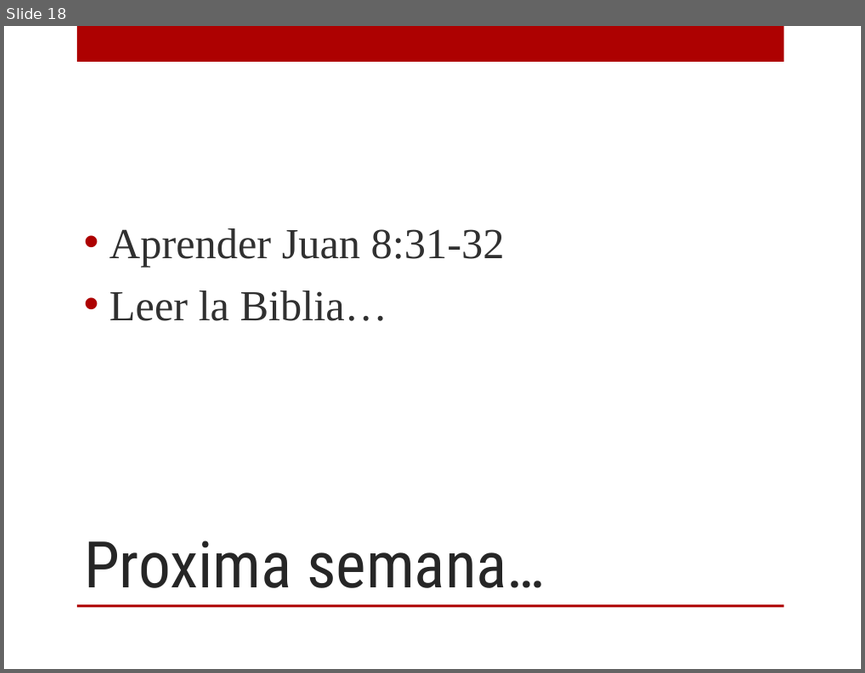
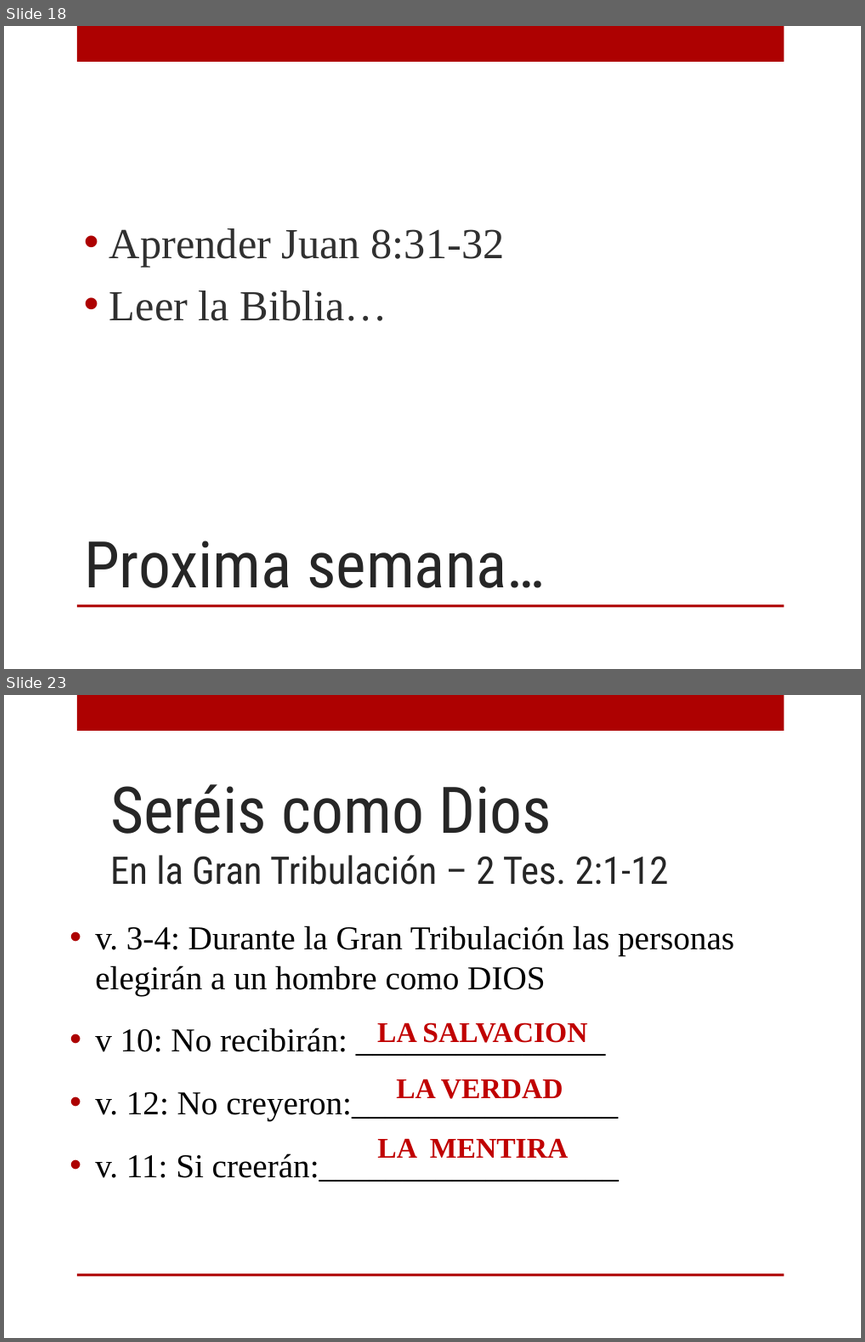
Before and after one commit to afols/iglesia, a slide deck: trunk/ iglesia --username adrianfols/Escuela Dominical/12 personajes/PPTs/Calse1_Eva.ppt. Shown one above the other, each under a label of ours: slide 18 before the commit, slides 18 and 23 after it; the slides between them are not shown. The pictures are 865x673 and 865x1342 pixels, drawn with LibreOffice and Linux fonts; fonts in the diff are those of the drawing; background and template pictures are left out. Boxes give left, top, right and bottom in pixels: in the first picture for what was removed or moved away, otherwise in the second. Text is boxed around its words. In the diff, an @@ line names an element or a change of style, - is before the commit and + after.

```diff
--- a/trunk/ iglesia --username adrianfols/Escuela Dominical/12 personajes/PPTs/Calse1_Eva.ppt
+++ b/trunk/ iglesia --username adrianfols/Escuela Dominical/12 personajes/PPTs/Calse1_Eva.ppt
@@ slide 23 added at <box>4,695,861,1338</box>, background picture (left out); not listed: 2 template elements that a slide beside it also shows @@
@@ title added at <box>110,784,669,885</box>, 32 pt, text #262626 @@
+Seréis como Dios
+En la Gran Tribulación – 2 Tes. 2:1-12
@@ text added at <box>95,925,734,1181</box>, 28 pt, text #000000 @@
+• v. 3-4: Durante la Gran Tribulación las personas elegirán a un hombre como DIOS
+• v 10: No recibirán: _______________
+• v. 12: No creyeron:________________
+• v. 11: Si creerán:__________________
@@ text added at <box>377,1022,587,1043</box>, 24 pt, text #C00000, bold @@
+LA SALVACION
@@ text added at <box>396,1078,563,1099</box>, 24 pt, text #C00000, bold @@
+LA VERDAD
@@ text added at <box>377,1138,568,1157</box>, 24 pt, text #C00000, bold @@
+LA MENTIRA
```
Also in this commit, not shown: 7 other slides added, 1 other file.
